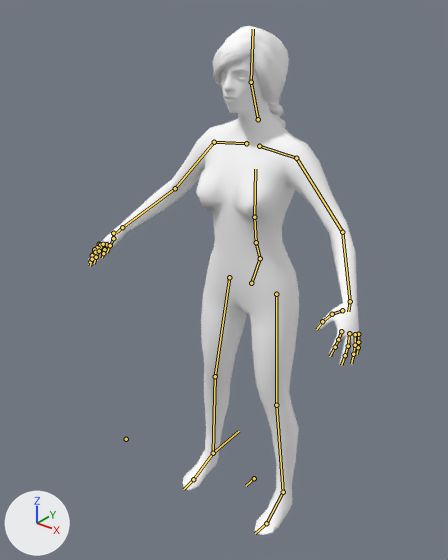
Renders of the Blender file Nor/NorFinalWalk.blend from each side of a commit.
Before and after are seen from a camera (50 mm lens) standing at (11.23, -15.76, 18.55) and looking at (-0.56, -1.02, 9.42). The axes (+X, +Y, +Z) are drawn at lower left. The lights are the same throughout. The bones that bend it are drawn over the model as lines.

In view in the first picture: 'Lowpolynor:Braid01', 'Lowpolynor:Eyebrow002', 'Lowpolynor:Eyelashes02', 'Lowpolynor:Female1605', 'Lowpolynor:High-poly'.
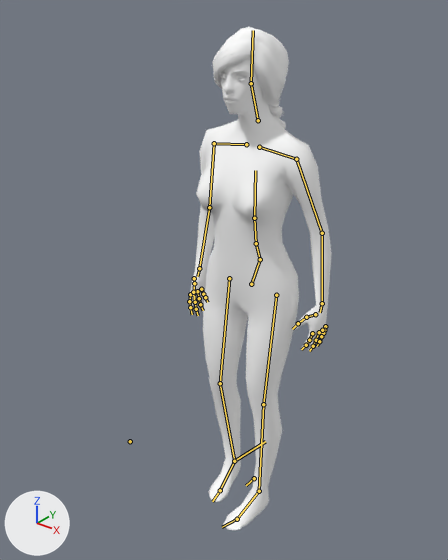
Commit message: Nor idle animation

The newer file adds an action. The first version stands in its rest pose; the second is drawn at frame 1 of the action 'Idle1'.

What differs and where, as boxes (x1, y1, x2, y2) in the pictures (448 x 560 px):
```json
{"object": "Lowpolynor:Female1605", "change": "posed", "before": [89, 54, 360, 535], "after": [189, 55, 332, 530], "on screen": "47% narrower"}
{"object": "Lowpolynor:Braid01", "change": "posed", "before": [213, 26, 289, 128], "after": [213, 27, 289, 129]}
{"object": "Lowpolynor:Eyelashes02", "change": "posed", "before": [220, 71, 248, 79], "after": [219, 72, 247, 81]}
{"object": "Lowpolynor:Eyebrow002", "change": "posed", "before": [223, 68, 252, 73], "after": [222, 70, 253, 75], "on screen": "7% wider"}
{"bone": "pelvis", "before": "(251, 283) to (260, 258)", "after": "(251, 284) to (260, 259)"}
{"bone": "upperarm_l", "before": "(296, 158) to (342, 232)", "after": "(296, 159) to (322, 233)"}
{"bone": "lowerarm_l", "before": "(342, 232) to (350, 301)", "after": "(322, 233) to (322, 303)"}
{"bone": "upperarm_r", "before": "(214, 142) to (175, 188)", "after": "(214, 143) to (209, 207)"}
{"bone": "lowerarm_r", "before": "(175, 188) to (122, 227)", "after": "(209, 207) to (199, 268)"}
{"bone": "hand_r", "before": "(122, 227) to (116, 233)", "after": "(199, 268) to (197, 276)"}
{"bone": "Leg_IK.r", "before": "(213, 453) to (239, 431)", "after": "(234, 461) to (265, 441)"}
```

Edits to the scene script, one JSON object a line:
```json
{"block": "bone_pelvis", "where": "bone_pelvis = bpy.data.objects['Lowpolynor'].pose.bones['pelvis']  # child of 'Root'"}
{"op": "set", "path": "bone_pelvis.location", "old": "(0.0, 0.0, 0.0)", "new": "(0.0, -0.03, -0.02)"}
{"block": "bone_upperarm_l", "where": "bone_upperarm_l = bpy.data.objects['Lowpolynor'].pose.bones['upperarm_l']  # child of 'clavicle_l'"}
{"op": "set", "path": "bone_upperarm_l.rotation_quaternion", "old": "(1.0, 0.0, 0.0, 0.0)", "new": "(0.959, -0.133, 0.067, -0.241)", "note": "degrees (0, 0, 0) -> degrees (-17, 4, -29)"}
{"block": "bone_lowerarm_l", "where": "bone_lowerarm_l = bpy.data.objects['Lowpolynor'].pose.bones['lowerarm_l']  # child of 'upperarm_l'"}
{"op": "set", "path": "bone_lowerarm_l.rotation_quaternion", "old": "(1.0, 0.0, 0.0, 0.0)", "new": "(0.989, -0.14, 0.024, -0.047)", "note": "degrees (0, 0, 0) -> degrees (-16, 2, -6)"}
{"block": "bone_upperarm_r", "where": "bone_upperarm_r = bpy.data.objects['Lowpolynor'].pose.bones['upperarm_r']  # child of 'clavicle_r'"}
{"op": "set", "path": "bone_upperarm_r.rotation_quaternion", "old": "(1.0, 0.0, 0.0, 0.0)", "new": "(0.956, -0.075, -0.122, 0.257)", "note": "degrees (0, 0, 0) -> degrees (-12, -11, 31)"}
{"block": "bone_lowerarm_r", "where": "bone_lowerarm_r = bpy.data.objects['Lowpolynor'].pose.bones['lowerarm_r']  # child of 'upperarm_r'"}
{"op": "set", "path": "bone_lowerarm_r.rotation_quaternion", "old": "(1.0, 0.0, 0.0, 0.0)", "new": "(0.988, -0.148, -0.021, 0.047)", "note": "degrees (0, 0, 0) -> degrees (-17, -2, 6)"}
{"block": "bone_hand_r", "where": "bone_hand_r = bpy.data.objects['Lowpolynor'].pose.bones['hand_r']  # child of 'lowerarm_r'"}
{"op": "set", "path": "bone_hand_r.rotation_quaternion", "old": "(1.0, 0.0, 0.0, 0.0)", "new": "(0.987, -0.039, 0.147, -0.041)", "note": "degrees (0, 0, 0) -> degrees (-5, 17, -5)"}
{"block": "bone_leg_ik_l", "where": "bone_leg_ik_l = bpy.data.objects['Lowpolynor'].pose.bones['Leg_IK.l']"}
{"op": "set", "path": "bone_leg_ik_l.location", "old": "(0.0, 0.0, 0.0)", "new": "(-0.78, -0.5, -0.05)"}
{"op": "set", "path": "bone_leg_ik_l.rotation_quaternion", "old": "(1.0, 0.0, 0.0, 0.0)", "new": "(0.991, 0.031, 0.049, 0.116)", "note": "degrees (0, 0, 0) -> degrees (4, 5, 14)"}
{"block": "bone_leg_ik_r", "where": "bone_leg_ik_r = bpy.data.objects['Lowpolynor'].pose.bones['Leg_IK.r']"}
{"op": "set", "path": "bone_leg_ik_r.location", "old": "(0.0, 0.0, 0.0)", "new": "(0.99, 0.2, 0.0)"}
{"op": "set", "path": "bone_leg_ik_r.rotation_quaternion", "old": "(1.0, 0.0, 0.0, 0.0)", "new": "(0.996, 0.0, 0.0, -0.086)", "note": "degrees (0, 0, 0) -> degrees (0, 0, -10)"}
{"block": "bone_pole_target_l", "where": "bone_pole_target_l = bpy.data.objects['Lowpolynor'].pose.bones['Pole_Target.l']"}
{"op": "set", "path": "bone_pole_target_l.location", "old": "(0.0, 0.0, 0.0)", "new": "(-0.41, 0.0, 0.0)"}
```
